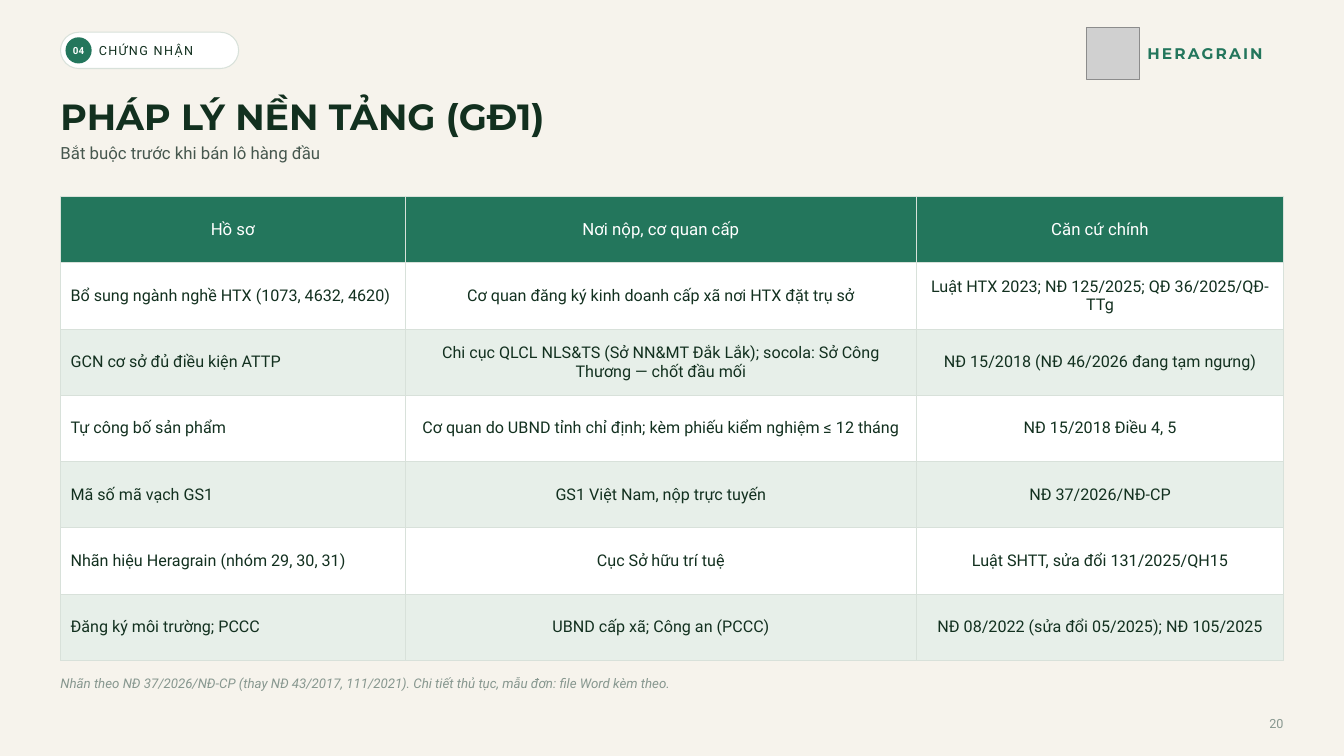
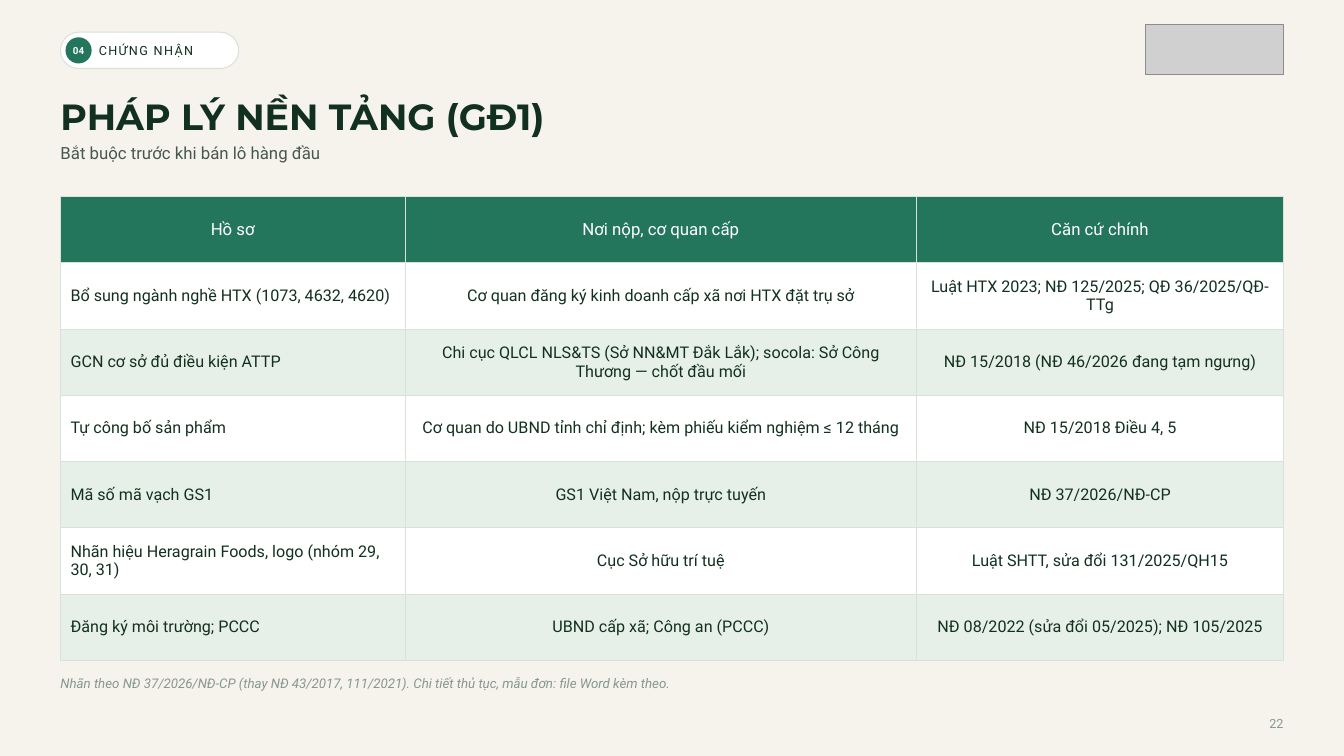
Before and after one commit to dakojsc-maker/ATL--DAKO, a slide deck: slide 22 of heragrain-cacao/2-tong-quan-bo-may/Heragrain-Cacao_Tong-quan-bo-may-quy-trinh-chung-nhan.pptx (slide 20 before the commit). Drawn at 1344x756 pixels with LibreOffice and Linux fonts; fonts in the diff are those of the drawing; grey boxes stand for pictures; background and template pictures are left out. Boxes give left, top, right and bottom in pixels: in the first picture for what was removed or moved away, otherwise in the second. Text is boxed around its words. In the diff, an @@ line names an element or a change of style, - is before the commit and + after.

```diff
--- a/heragrain-cacao/2-tong-quan-bo-may/Heragrain-Cacao_Tong-quan-bo-may-quy-trinh-chung-nhan.pptx
+++ b/heragrain-cacao/2-tong-quan-bo-may/Heragrain-Cacao_Tong-quan-bo-may-quy-trinh-chung-nhan.pptx
@@ picture removed at (x1=1087, y1=27, x2=1139, y2=80) @@
@@ picture added at (x1=1145, y1=24, x2=1284, y2=75) @@
@@ text removed at (x1=1147, y1=48, x2=1262, y2=59) @@
-HERAGRAIN
@@ table at (x1=60, y1=197, x2=1284, y2=660) @@
-row 6, column 1: Nhãn hiệu Heragrain (nhóm 29, 30, 31)
+row 6, column 1: Nhãn hiệu Heragrain Foods, logo (nhóm 29, 30, 31)
@@ text at (x1=1269, y1=719, x2=1283, y2=728): text changed @@
-20
+22
```
Also in this commit, not shown: 26 other slides changed, 2 slides added, 32 other files.
